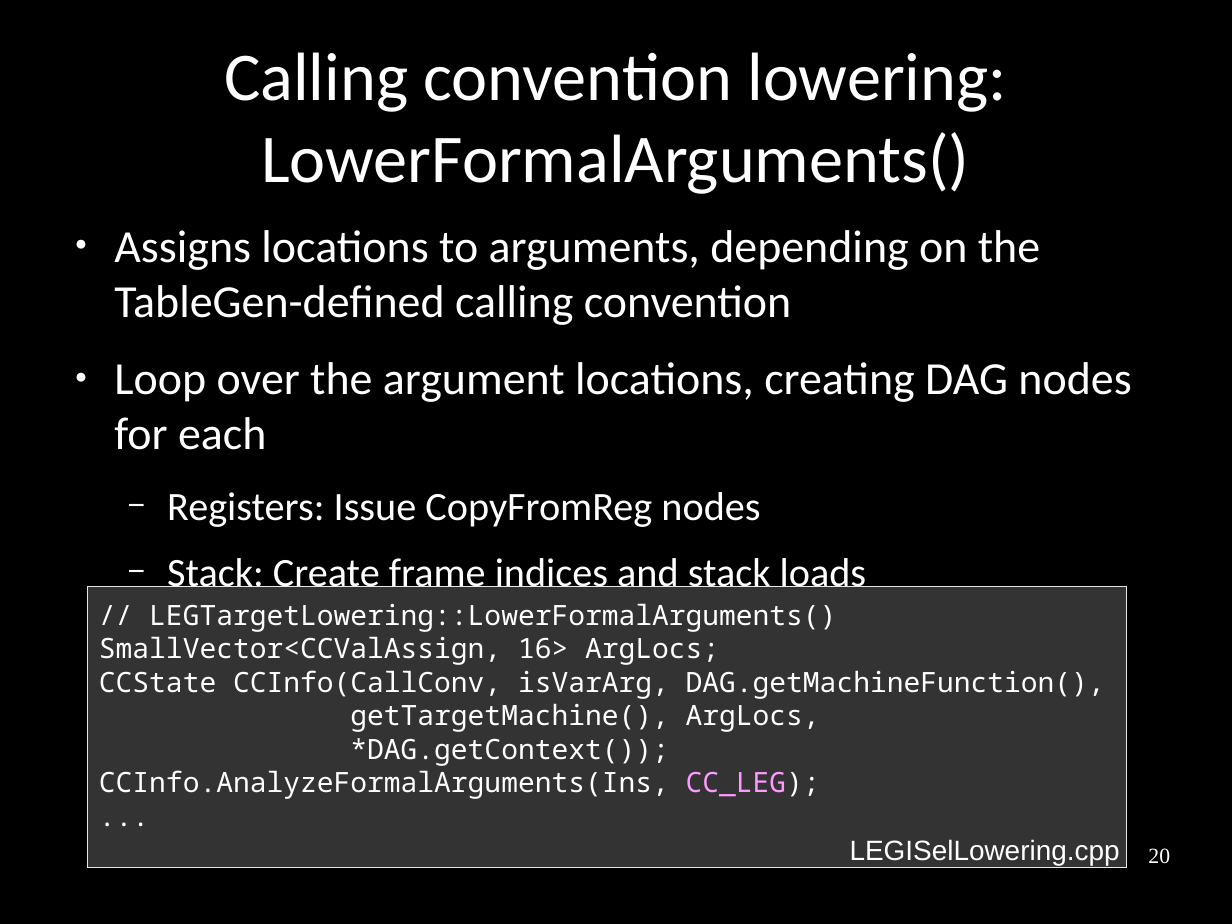
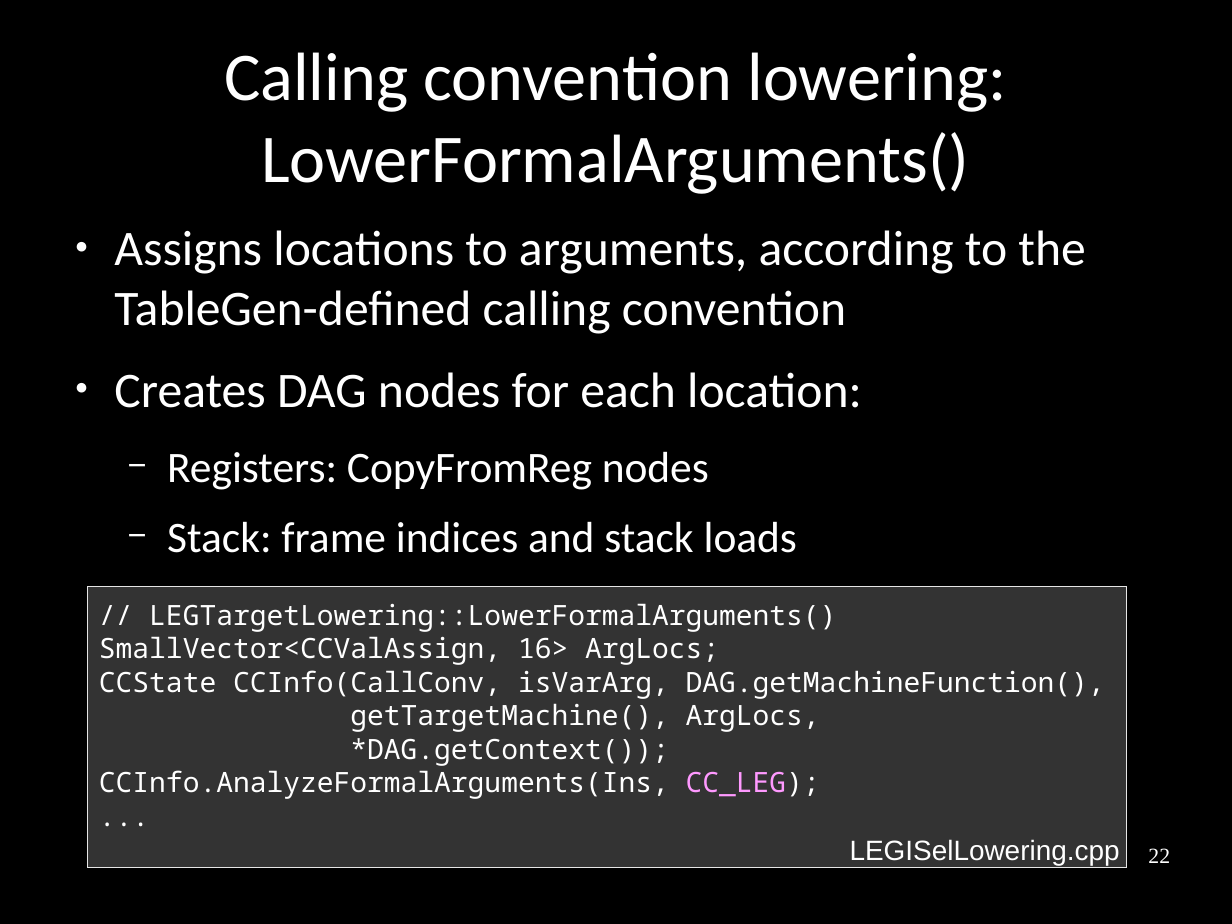
Before and after one commit to frasercrmck/llvm-leg, a slide deck: slide 22 of docs/Codeplay/Slides.odp (slide 20 before the commit). Drawn at 1232x924 pixels with LibreOffice and Linux fonts; fonts in the diff are those of the drawing. Boxes give left, top, right and bottom in pixels: in the first picture for what was removed or moved away, otherwise in the second. Text is boxed around its words. In the diff, an @@ line names an element or a change of style, - is before the commit and + after.

Commit message:
Added two new slides introducing calling conventions.

```diff
--- a/docs/Codeplay/Slides.odp
+++ b/docs/Codeplay/Slides.odp
@@ text at [114,230,1085,553]: text changed; size 29.6 to 32 pt @@
-● Assigns locations to arguments, depending on the TableGen-defined calling convention
-● Loop over the argument locations, creating DAG nodes for each
-  − Registers: Issue CopyFromReg nodes
-  − Stack: Create frame indices and stack loads
+● Assigns locations to arguments, according to the TableGen-defined calling convention
+● Creates DAG nodes for each location:
+  − Registers: CopyFromReg nodes
+  − Stack: frame indices and stack loads
@@ page number at [1148,848,1170,863]: text changed @@
-20
+22
```
Also in this commit, not shown: 1 other slide changed, 2 slides added.
